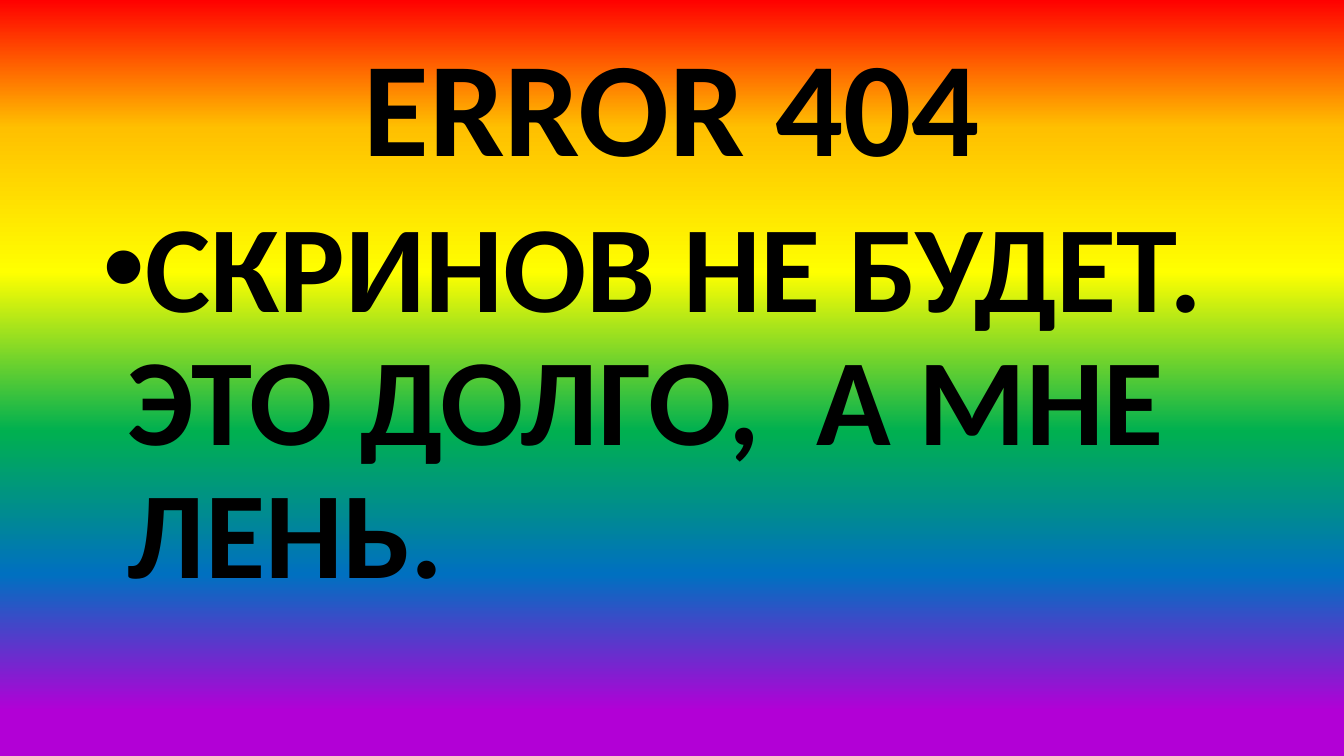
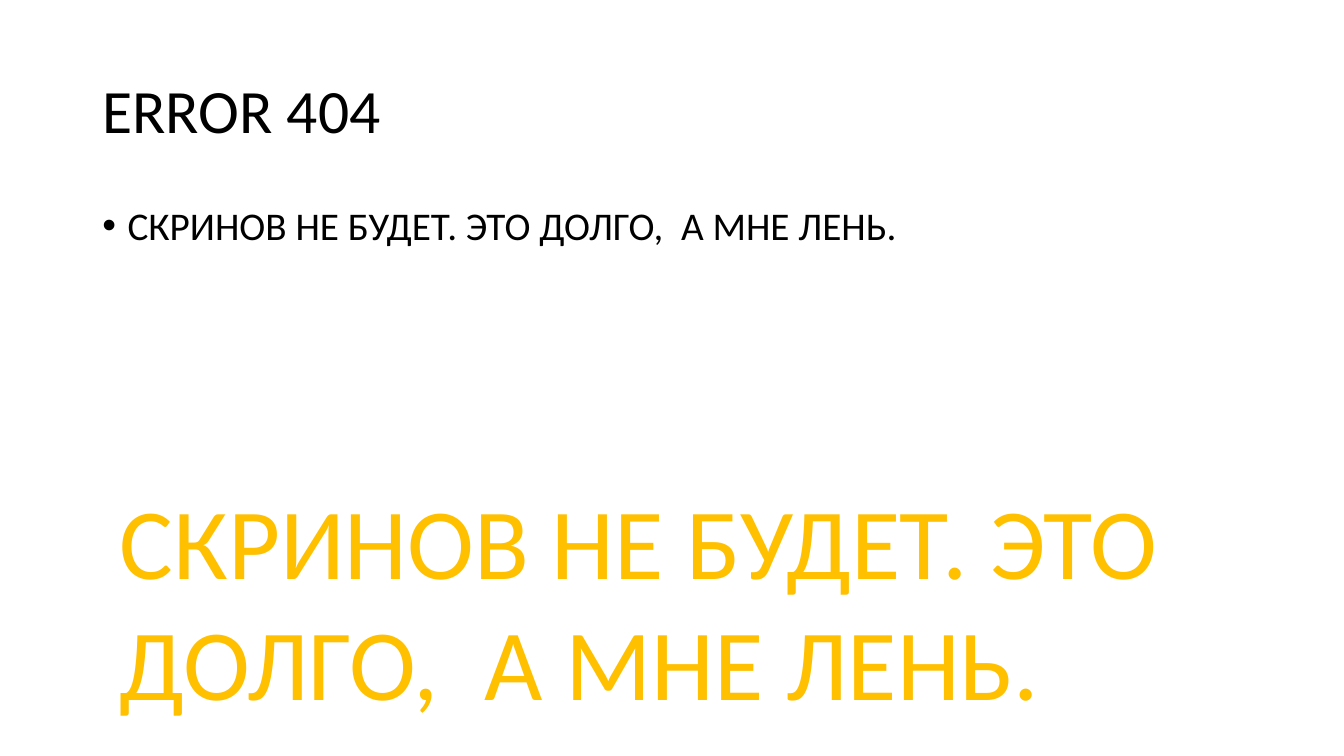
Before and after one commit to Father-Dog-Danil/multifunctional_bot, a slide deck: slide 6 of documents/презентация.pptx. Drawn at 1344x756 pixels with LibreOffice and Linux fonts; fonts in the diff are those of the drawing; background and template pictures are left out. Boxes give left, top, right and bottom in pixels: in the first picture for what was removed or moved away, otherwise in the second. Text is boxed around its words. In the diff, an @@ line names an element or a change of style, - is before the commit and + after.

```diff
--- a/documents/презентация.pptx
+++ b/documents/презентация.pptx
@@ background gradient #FF0000 to #FFC000 to #FFFF00 to #00B050 to #0070C0 to #B200D6 to picture (left out) @@
@@ title "ERROR 404" at [102,93,380,134]: size 96 to 44 pt, bold off; alignment centre to left @@
@@ text "СКРИНОВ НЕ БУДЕТ. ЭТО ДОЛГО, ..." at [128,214,896,246]: size 88 to 28 pt, bold off @@
@@ text added at [120,513,1156,716], 72 pt, text #FFC000 @@
+СКРИНОВ НЕ БУДЕТ. ЭТО ДОЛГО, А МНЕ ЛЕНЬ.
```
Also in this commit, not shown: 7 other slides changed.
